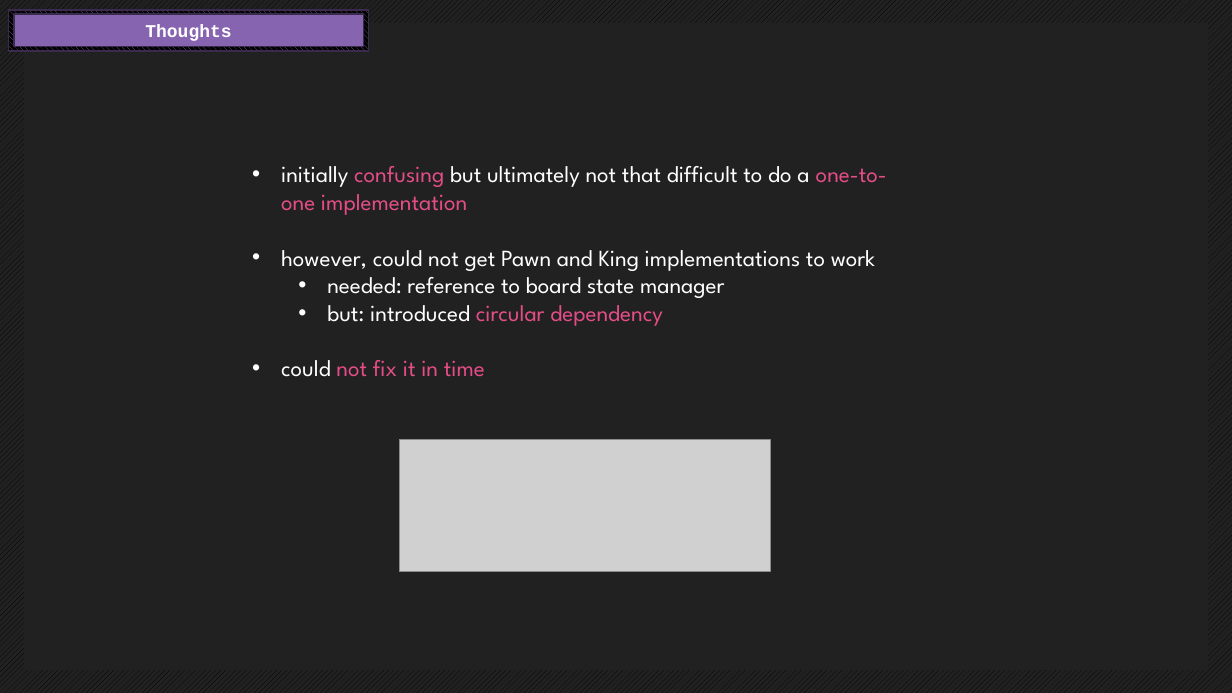
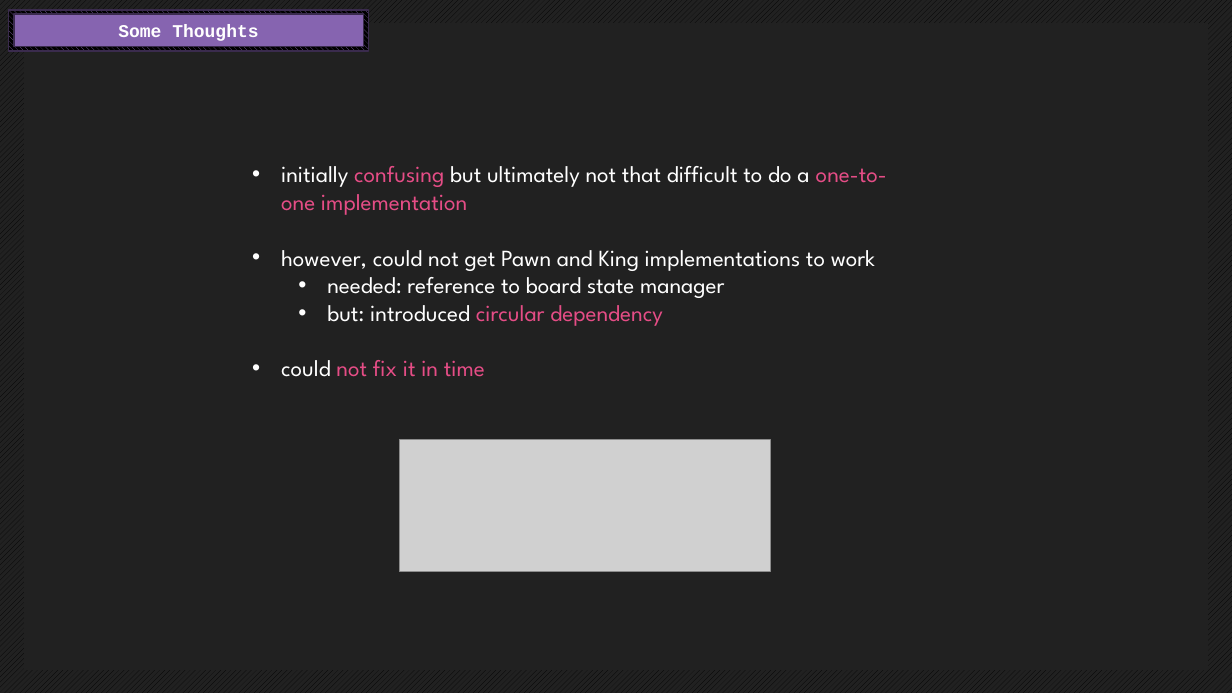
Before and after one commit to endorivium/informational-mastery, a slide deck: slide 24 of KP/1_AbschlussPräsentation/KP_AbschlussPräsentation_Kotlin.pptx (slide 25 before the commit). Drawn at 1232x693 pixels with LibreOffice and Linux fonts; fonts in the diff are those of the drawing; grey boxes stand for pictures. Boxes give left, top, right and bottom in pixels: in the first picture for what was removed or moved away, otherwise in the second. Text is boxed around its words. In the diff, an @@ line names an element or a change of style, - is before the commit and + after.

```diff
--- a/KP/1_AbschlussPräsentation/KP_AbschlussPräsentation_Kotlin.pptx
+++ b/KP/1_AbschlussPräsentation/KP_AbschlussPräsentation_Kotlin.pptx
@@ text in rectangle at (118,25,258,41): text changed @@
-Thoughts
+Some Thoughts
```
Also in this commit, not shown: 5 other slides changed, 2 slides added, 3 slides removed.
